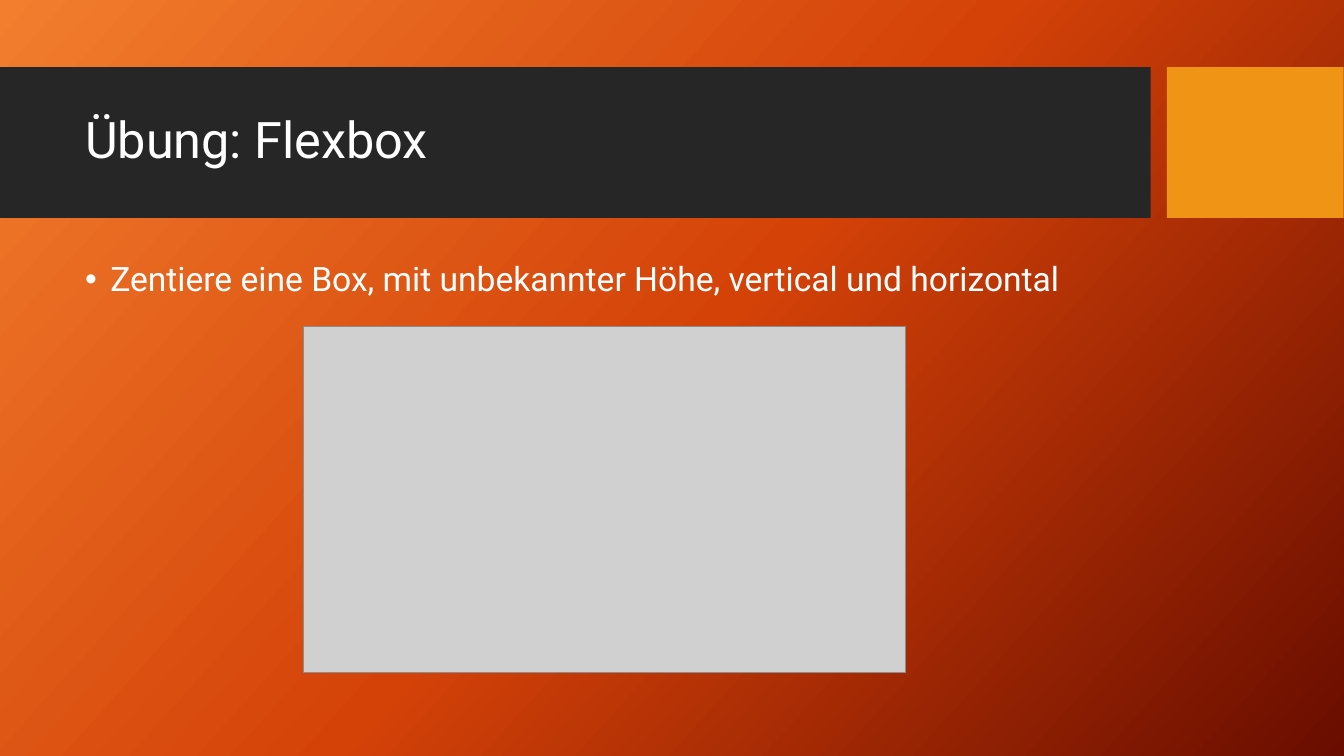
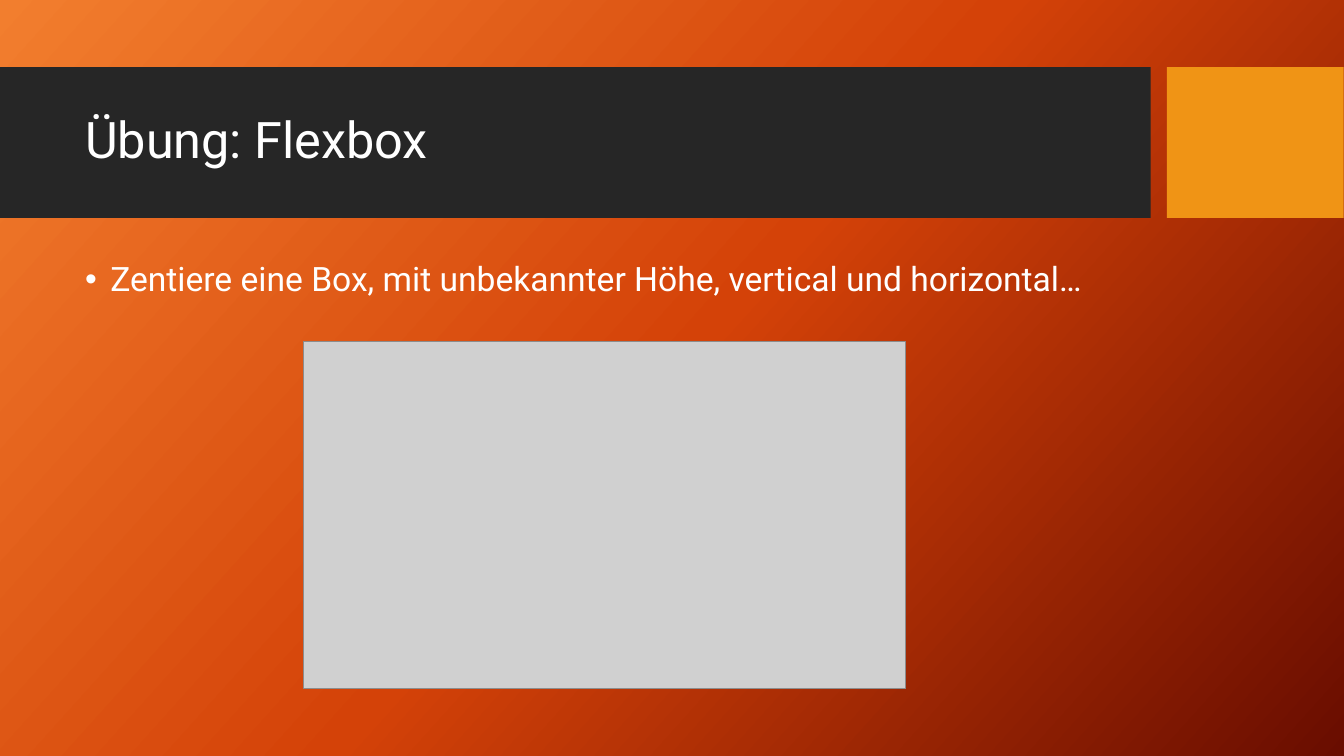
Before and after one commit to TomFrey/htmlCssBasicUebungen, a slide deck: slide 95 of html Schulung.pptx. Drawn at 1344x756 pixels with LibreOffice and Linux fonts; fonts in the diff are those of the drawing; grey boxes stand for pictures; background and template pictures are left out. Boxes give left, top, right and bottom in pixels: in the first picture for what was removed or moved away, otherwise in the second. Text is boxed around its words. In the diff, an @@ line names an element or a change of style, - is before the commit and + after.

Commit message:
Übung für Sticky Footer im Holy Grail Layout

```diff
--- a/html Schulung.pptx
+++ b/html Schulung.pptx
@@ text at [110, 265, 1081, 296]: text changed @@
-• Zentiere eine Box, mit unbekannter Höhe, vertical und horizontal
+• Zentiere eine Box, mit unbekannter Höhe, vertical und horizontal…
@@ picture: place and size @@
-picture at [303, 327, 905, 674]
+picture at [303, 342, 905, 689]
```
Also in this commit, not shown: 2 slides added, 3 other files.
